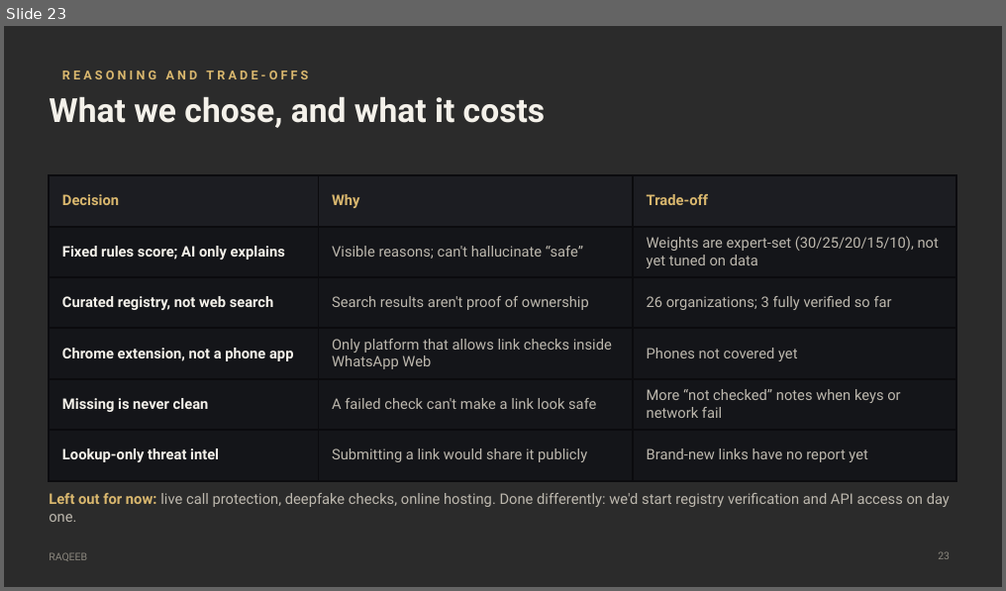
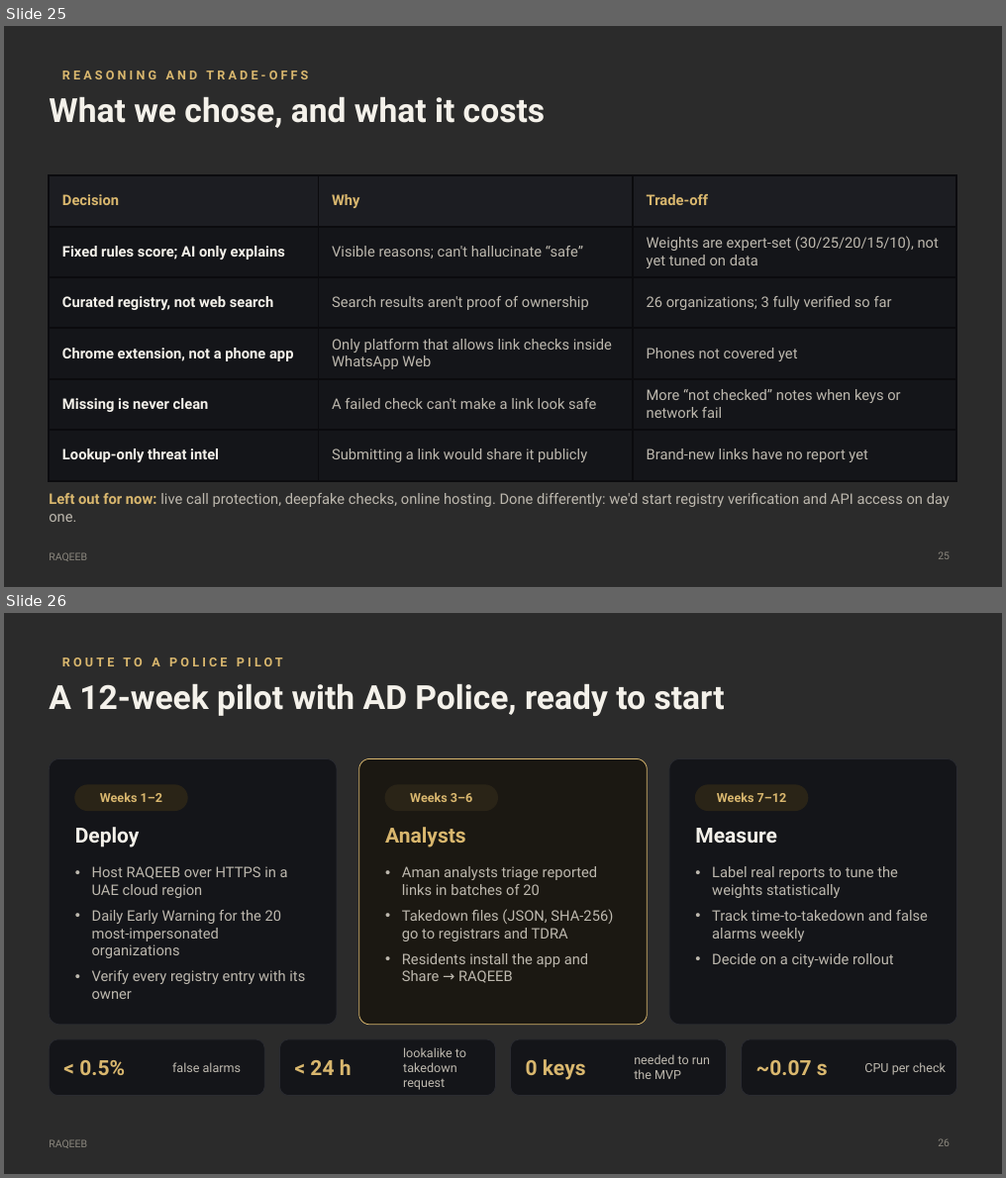
Before and after one commit to prokl1d/RAQEEB, a slide deck: docs/RAQEEB_Pitch_Deck.pptx. Shown one above the other, each under a label of ours: slide 23 before the commit, slides 25 and 26 after it. The pictures are 1006x591 and 1006x1178 pixels, drawn with LibreOffice and Linux fonts; fonts in the diff are those of the drawing; background and template pictures are left out; a plain dark background stands for a picture behind light text. Boxes give left, top, right and bottom in pixels: in the first picture for what was removed or moved away, otherwise in the second. Text is boxed around its words. In the diff, an @@ line names an element or a change of style, - is before the commit and + after.

```diff
--- a/docs/RAQEEB_Pitch_Deck.pptx
+++ b/docs/RAQEEB_Pitch_Deck.pptx
@@ slide 26 added at (4, 613, 1002, 1174), background picture (left out); not listed: 1 template element that a slide beside it also shows @@
@@ text added at (62, 658, 283, 666), 12 pt, text #D9B76E, bold @@
+ROUTE TO A POLICE PILOT
@@ title added at (49, 683, 725, 716), 32 pt, text #F4F1EA, bold @@
+A 12-week pilot with AD Police, ready to start
@@ rounded rectangle added at (49, 759, 337, 1025), fill #141519, outline #2A2B31 0.75 pt @@
@@ rounded rectangle added at (358, 759, 647, 1025), fill #1B1812, outline #D9B76E 0.75 pt @@
@@ rounded rectangle added at (669, 759, 957, 1025), fill #141519, outline #2A2B31 0.75 pt @@
@@ rounded rectangle added at (75, 785, 187, 811), fill #2A2417, outline #2A2417 1 pt @@
@@ rounded rectangle added at (385, 785, 497, 811), fill #2A2417, outline #2A2417 1 pt @@
@@ rounded rectangle added at (696, 785, 808, 811), fill #2A2417, outline #2A2417 1 pt @@
@@ text added at (100, 792, 162, 802), 12 pt, text #D9B76E, bold @@
+Weeks 1–2
@@ text added at (410, 792, 472, 802), 12 pt, text #D9B76E, bold @@
+Weeks 3–6
@@ text added at (717, 792, 787, 802), 12 pt, text #D9B76E, bold @@
+Weeks 7–12
@@ text added at (75, 827, 140, 848), 20 pt, text #F4F1EA, bold @@
+Deploy
@@ text added at (385, 827, 466, 848), 20 pt, text #D9B76E, bold @@
+Analysts
@@ text added at (695, 828, 776, 843), 20 pt, text #F4F1EA, bold @@
+Measure
@@ text added at (92, 866, 305, 999), 14 pt, text #BDB8AE @@
+• Host RAQEEB over HTTPS in a UAE cloud region
+• Daily Early Warning for the 20 most-impersonated organizations
+• Verify every registry entry with its owner
@@ text added at (402, 866, 613, 983), 14 pt, text #BDB8AE @@
+• Aman analysts triage reported links in batches of 20
+• Takedown files (JSON, SHA-256) go to registrars and TDRA
+• Residents install the app and Share → RAQEEB
@@ text added at (712, 866, 928, 967), 14 pt, text #BDB8AE @@
+• Label real reports to tune the weights statistically
+• Track time-to-takedown and false alarms weekly
+• Decide on a city-wide rollout
@@ rounded rectangle added at (49, 1040, 264, 1096), fill #141519, outline #2A2B31 0.75 pt @@
@@ rounded rectangle added at (279, 1040, 495, 1096), fill #141519, outline #2A2B31 0.75 pt @@
@@ text added at (403, 1048, 466, 1090), 12 pt, text #BDB8AE @@
+lookalike to takedown request
@@ rounded rectangle added at (511, 1040, 727, 1096), fill #141519, outline #2A2B31 0.75 pt @@
@@ text added at (634, 1055, 710, 1079), 12 pt, text #BDB8AE @@
+needed to run the MVP
@@ rounded rectangle added at (742, 1040, 957, 1096), fill #141519, outline #2A2B31 0.75 pt @@
@@ text added at (79, 1060, 125, 1075), 20 pt, text #D9B76E, bold @@
+< 0.5%
@@ text added at (172, 1062, 242, 1072), 12 pt, text #BDB8AE @@
+false alarms
@@ text added at (310, 1059, 351, 1075), 20 pt, text #D9B76E, bold @@
+< 24 h
@@ text added at (526, 1059, 586, 1080), 20 pt, text #D9B76E, bold @@
+0 keys
@@ text added at (756, 1060, 828, 1075), 20 pt, text #D9B76E, bold @@
+~0.07 s
@@ text added at (864, 1062, 945, 1075), 12 pt, text #BDB8AE @@
+CPU per check
@@ page number added at (938, 1139, 949, 1147), 10 pt, text #8B877E @@
+26
@@ what was slide 23 is now slide 25 @@
```
Also in this commit, not shown: 2 slides changed, 2 other slides added, 4 other files.
